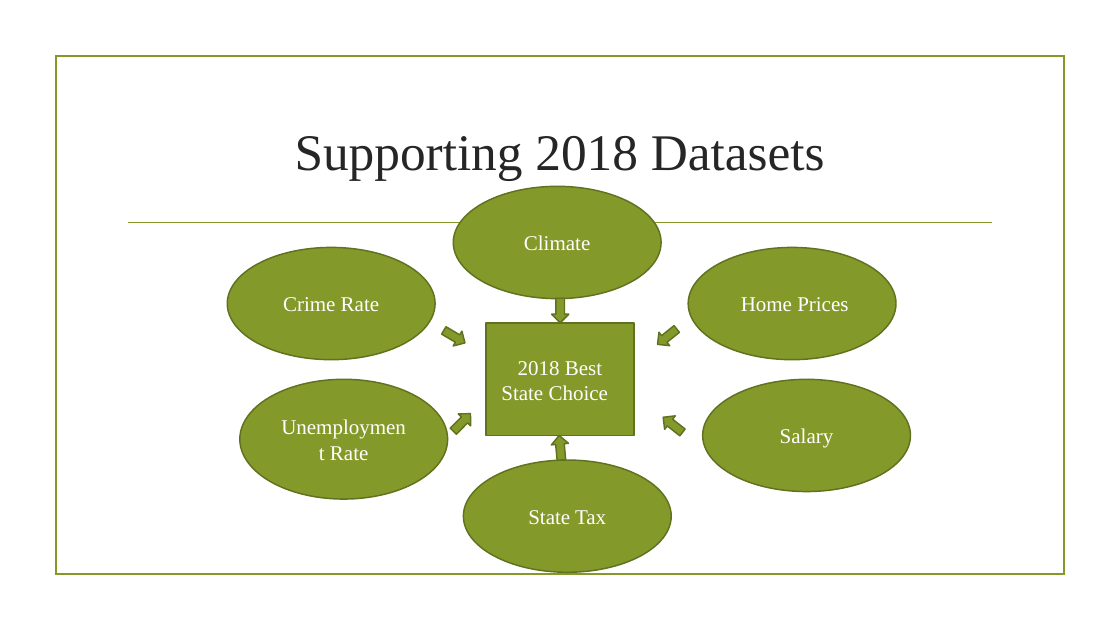
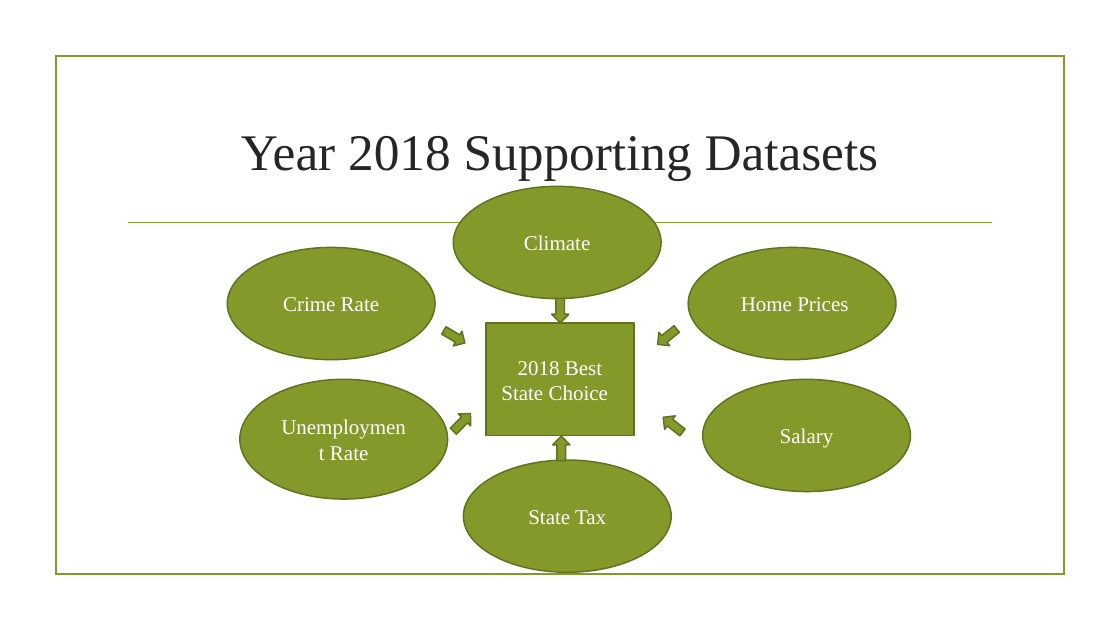
Before and after one commit to prakashbalasubramaniam/The_Incredible_Quad, a slide deck: slide 5 of Working_Presentation.pptx (slide 6 before the commit). Drawn at 1120x630 pixels with LibreOffice and Linux fonts; fonts in the diff are those of the drawing; background and template pictures are left out. Boxes give left, top, right and bottom in pixels: in the first picture for what was removed or moved away, otherwise in the second. Text is boxed around its words. In the diff, an @@ line names an element or a change of style, - is before the commit and + after.

```diff
--- a/Working_Presentation.pptx
+++ b/Working_Presentation.pptx
@@ title at <box>241,136,879,181</box>: text changed @@
-Supporting 2018 Datasets
+Year 2018 Supporting Datasets
@@ down arrow at <box>553,436,571,460</box>: rotation 174 to 180 degrees @@
```
Also in this commit, not shown: 7 other slides changed, 9 slides added, 1 slide removed, 2 other files.
